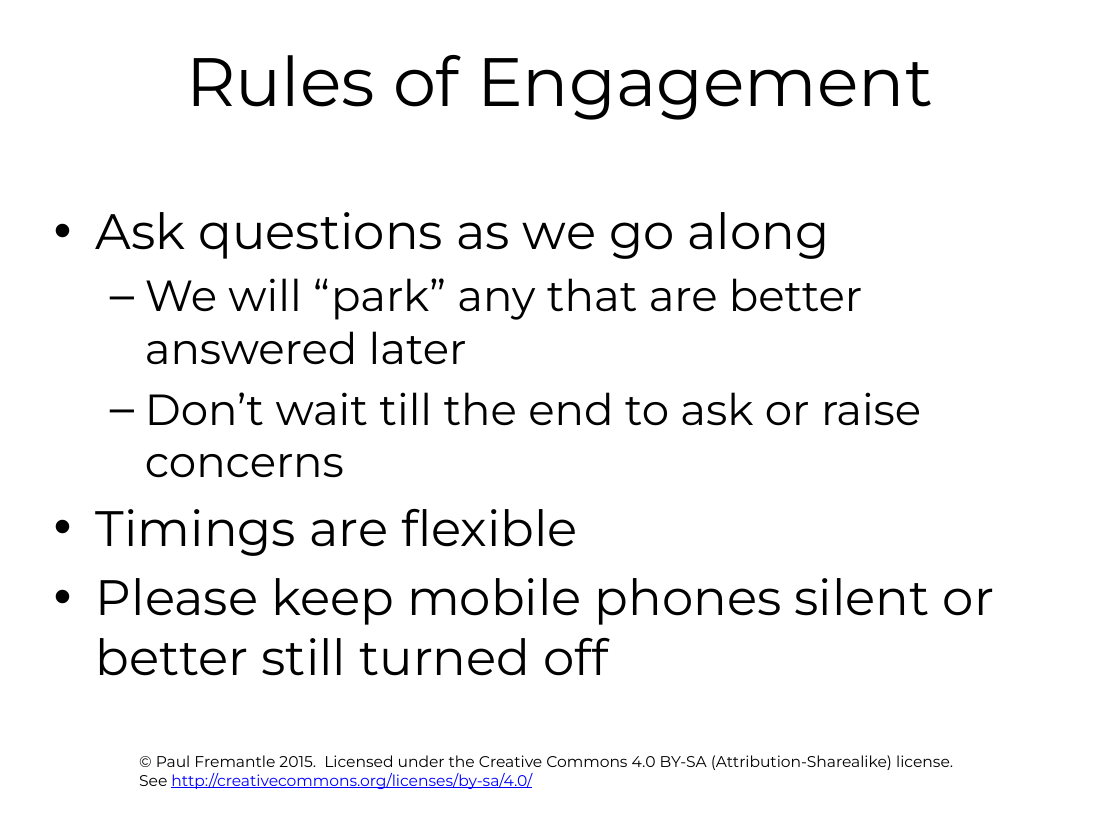
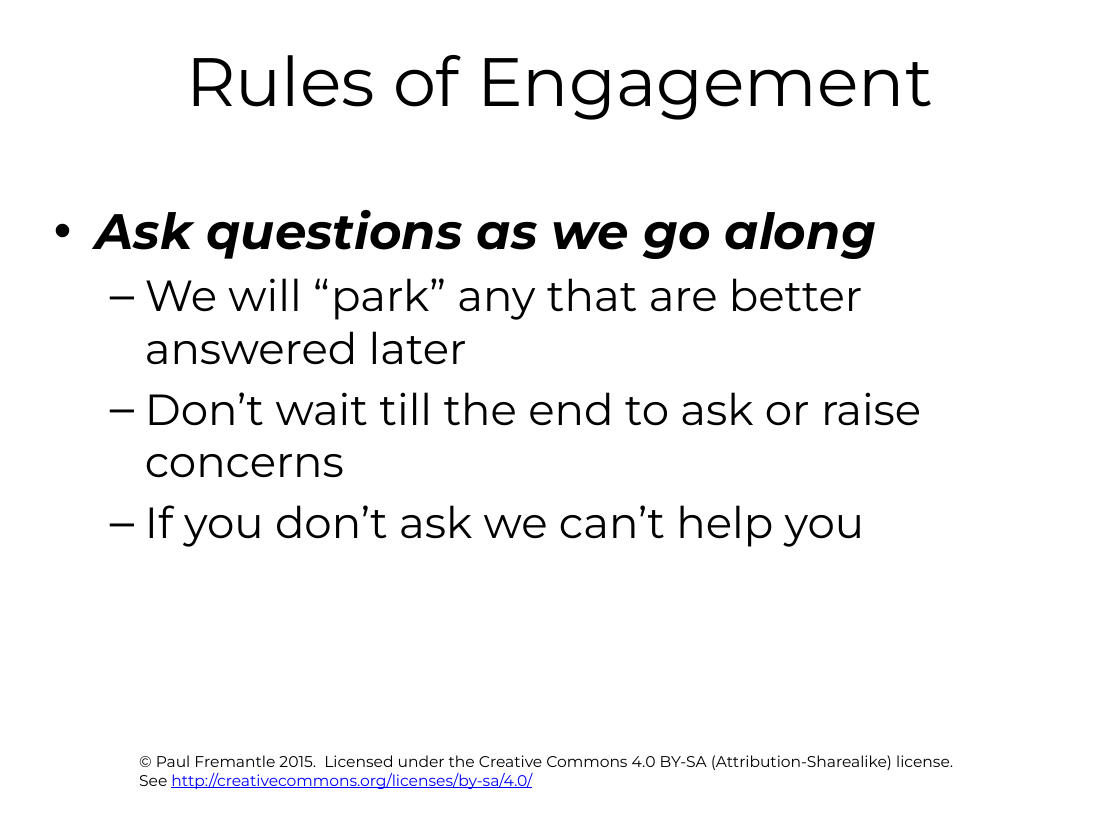
Before and after one commit to pzfreo/ox-clo, a slide deck: slide 11 of pres-source/00-intro.pptx (slide 9 before the commit). Drawn at 1120x840 pixels with LibreOffice and Linux fonts; fonts in the diff are those of the drawing; background and template pictures are left out. Boxes give left, top, right and bottom in pixels: in the first picture for what was removed or moved away, otherwise in the second. Text is boxed around its words. In the diff, an @@ line names an element or a change of style, - is before the commit and + after.

```diff
--- a/pres-source/00-intro.pptx
+++ b/pres-source/00-intro.pptx
@@ text at [96, 210, 876, 259]: bold on, italic on in "Ask questions as we go along" @@
@@ text at [145, 505, 865, 547]: text changed; size 32 to 28 pt @@
-• Timings are flexible
-• Please keep mobile phones silent or better still turned off
+  – If you don’t ask we can’t help you
```
Also in this commit, not shown: 4 other slides changed, 3 slides added, 1 slide removed, 14 other files.
